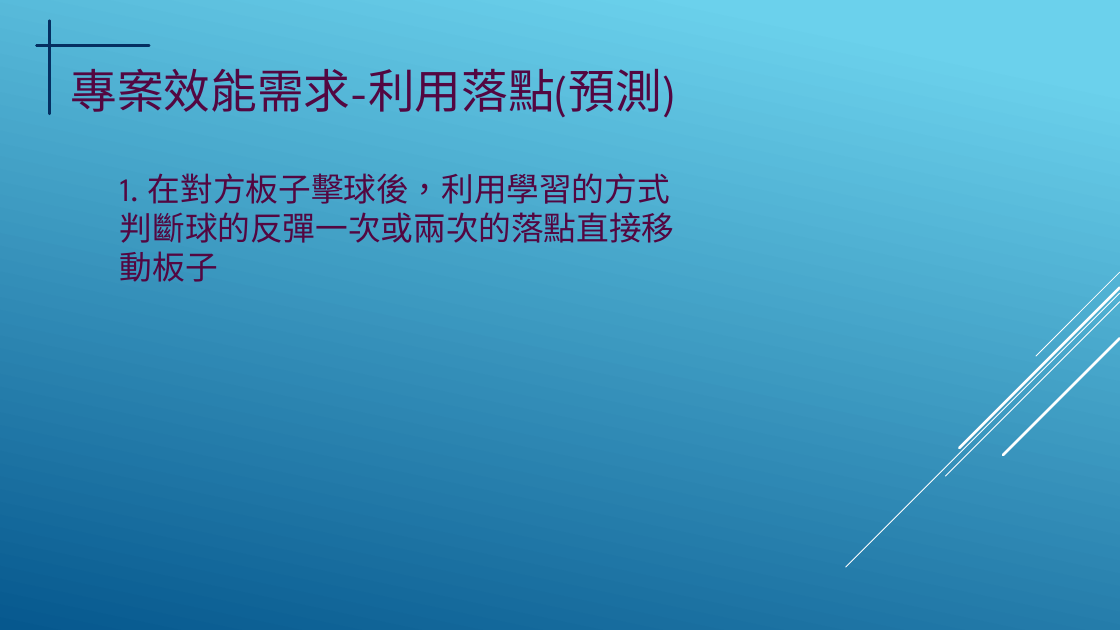
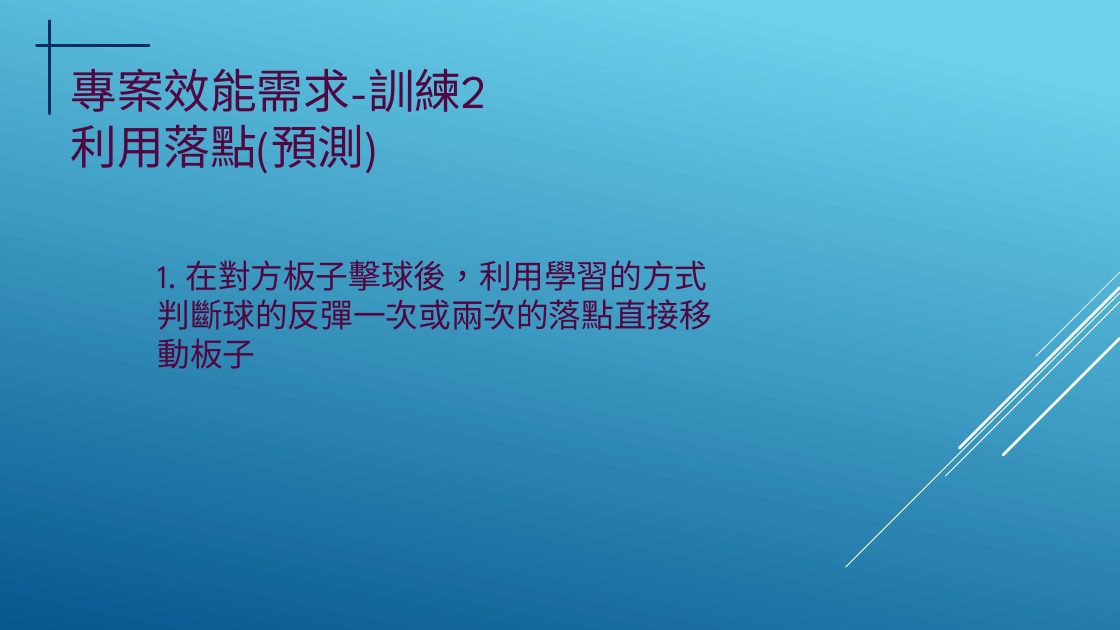
Before and after one commit to asd1979009ab/ML-HM4, a slide deck: slide 5 of 專案管理-乒乓球HW4 .pptx. Drawn at 1120x630 pixels with LibreOffice and Linux fonts; fonts in the diff are those of the drawing. Boxes give left, top, right and bottom in pixels: in the first picture for what was removed or moved away, otherwise in the second. Text is boxed around its words. In the diff, an @@ line names an element or a change of style, - is before the commit and + after.

```diff
--- a/專案管理-乒乓球HW4 .pptx
+++ b/專案管理-乒乓球HW4 .pptx
@@ text at [71, 69, 487, 173]: text changed @@
-專案效能需求-利用落點(預測)
+專案效能需求-訓練2
+利用落點(預測)
@@ text "1. 在對方板子擊球後，利用學習的方式判斷球的反彈一次或兩次的落點直接移動板子": place and size @@
-text "1. 在對方板子擊球後，利用學習的方式判斷球的反彈一次或兩次的落點直接移動板子" at [120, 173, 675, 282]
+text "1. 在對方板子擊球後，利用學習的方式判斷球的反彈一次或兩次的落點直接移動板子" at [157, 260, 712, 369]
```
Also in this commit, not shown: 1 other slide changed.
